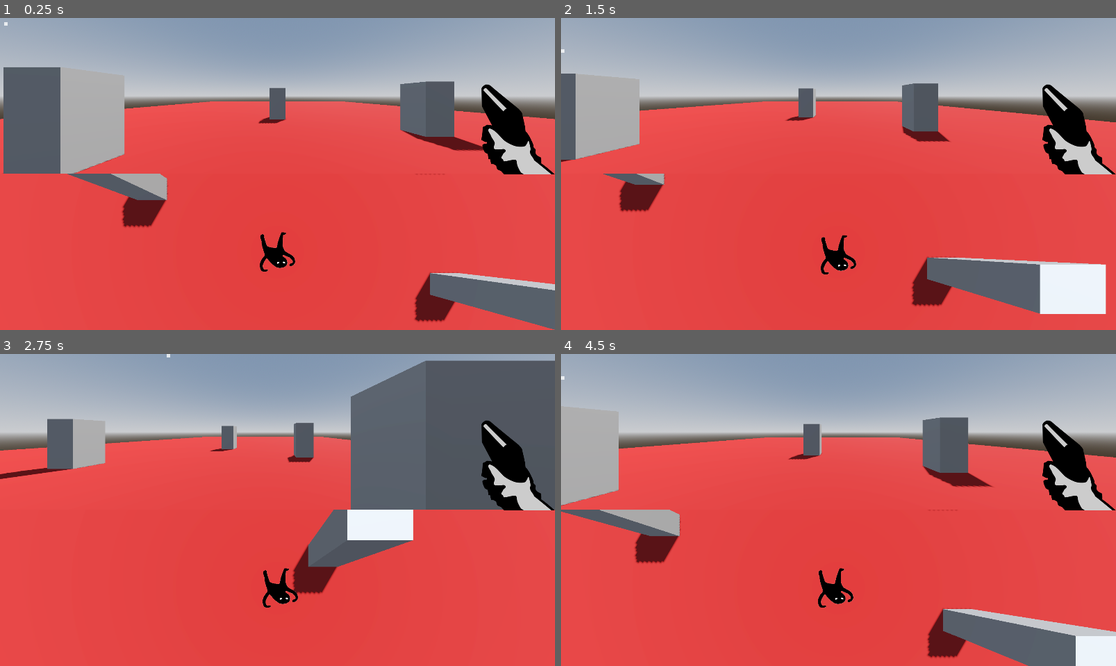
Above: before the commit, frames 1-4 (two rows, left to right).
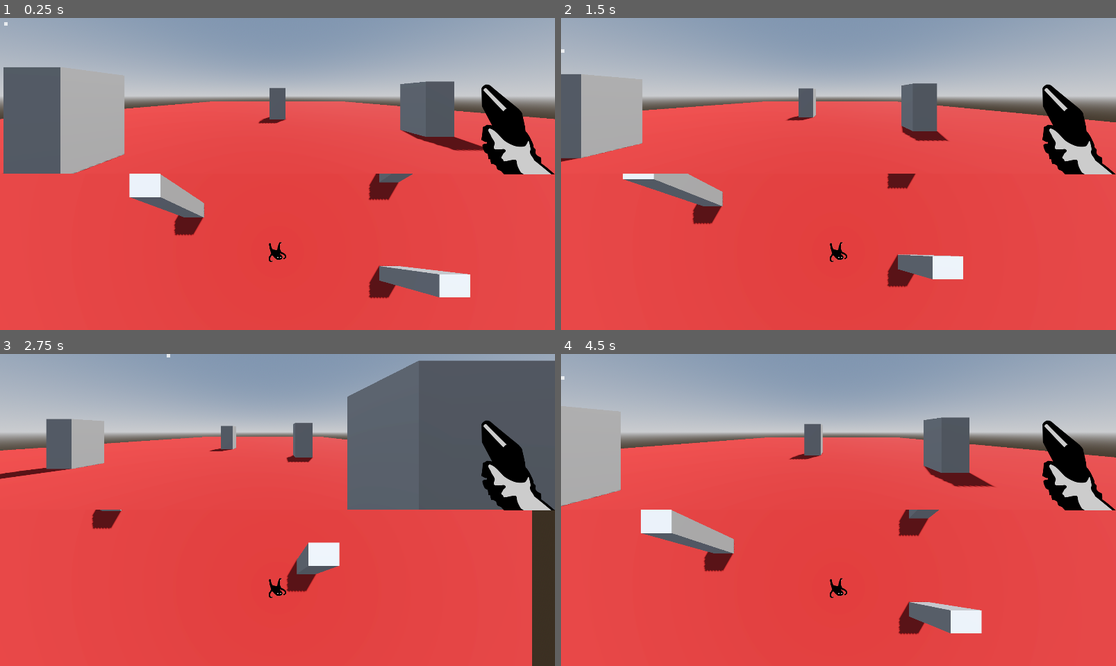
Above: after the commit, the same moments.

Repository: FEDOS-o/FriendJam
Game: Godot game, scene res://World.tscn
Two runs of this game, one before a commit and one after it. Both use one fixed random seed, a clock stepped at 60 frames per second and the inputs below.
Inputs (mouse positions are in pixels of both pictures, inside the frame that each line leads up to):
- Up to frame 1 (0.25 s): no input
- Up to frame 2 (1.5 s): tap Enter at 0.5 s; move the mouse to (960, 158) at 0.52 s; hold D (move_right) 0.53-1.28 s; click (960, 158) at 0.6 s; move the mouse to (727, 189) at 1.27 s; hold S (move_backwards) from 1.28 s (still down); click (727, 189) at 1.35 s
- Up to frame 3 (2.75 s): move the mouse to (333, 441) at 2.02 s; release S (move_backwards) at 2.03 s; hold D (move_right) from 2.03 s (still down); click (333, 441) at 2.1 s
- Up to frame 4 (4.5 s): move the mouse to (810, 572) at 2.77 s; release D (move_right) at 2.78 s; hold W (move_forwards) 2.78-3.53 s; click (810, 572) at 2.85 s; move the mouse to (1005, 556) at 3.52 s; hold A (move_left) from 3.53 s (still down); click (1005, 556) at 3.6 s; move the mouse to (672, 463) at 4.27 s; click (672, 463) at 4.35 s

The runs differ from the first frame. In frame 1, 6.8% of the frame differs, in the area x 12-100%, y 49-100%; in frame 2, 8.3%; in frame 3, 6.4%; in frame 4, 8.7%, in the area x 0-100%, y 19-100%.

Commit message:
split script into two: camera and player movement

Diff:
--- /dev/null
+++ b/camera_system.gd
@@ -0,0 +1,93 @@
+extends Node
+
+@onready var player: CharacterBody3D = get_parent()
+@onready var cross_hair: ColorRect = $"../CanvasLayer/CrossHair"
+@onready var td_viewport_container: SubViewportContainer = $"../CanvasLayer/TDViewportContainer"
+@onready var viewport_td: SubViewport = $"../CanvasLayer/TDViewportContainer/ViewportTD"
+@onready var fp_viewport_container: SubViewportContainer = $"../CanvasLayer/FPViewportContainer"
+@onready var viewport_fp: SubViewport = $"../CanvasLayer/FPViewportContainer/ViewportFP"
+@onready var td_camera: Camera3D = $"../TDCamera"
+@onready var fp_camera: Camera3D = $"../FPCamera"
+
+const MOUSE_SENS = 1
+
+var shadow_fp: Camera3D
+var shadow_td: Camera3D
+var screen_size = Vector2.ZERO
+
+func _ready():
+	_setup_split_screen()
+
+func _setup_split_screen():
+	# Получаем размер экрана
+	screen_size = get_viewport().get_visible_rect().size
+
+	# Настраиваем контейнеры для вертикального разделения
+	fp_viewport_container.anchors_preset = Control.PRESET_TOP_WIDE
+	fp_viewport_container.size = Vector2(screen_size.x, screen_size.y / 2)
+	fp_viewport_container.position = Vector2(0, 0)
+
+	td_viewport_container.anchors_preset = Control.PRESET_BOTTOM_WIDE
+	td_viewport_container.size = Vector2(screen_size.x, screen_size.y / 2)
+	td_viewport_container.position = Vector2(0, screen_size.y / 2)
+
+	# Настраиваем размеры Viewport'ов
+	viewport_fp.size = Vector2(screen_size.x, screen_size.y / 2)
+	viewport_td.size = Vector2(screen_size.x, screen_size.y / 2)
+
+	# Устанавливаем мировое пространство
+	viewport_fp.world_3d = player.get_world_3d()
+	viewport_td.world_3d = player.get_world_3d()
+
+	_setup_cameras()
+
+func _setup_cameras():
+	fp_camera.current = false
+	td_camera.current = false
+	_create_camera_shadows()
+
+func _create_camera_shadows():
+	shadow_fp = Camera3D.new()
+	shadow_fp.name = "ShadowFP"
+	viewport_fp.add_child(shadow_fp)
+	shadow_fp.current = true
+
+	shadow_td = Camera3D.new()
+	shadow_td.name = "ShadowTD"
+	viewport_td.add_child(shadow_td)
+	shadow_td.current = true
+
+	_copy_camera_properties(fp_camera, shadow_fp)
+	_copy_camera_properties(td_camera, shadow_td)
+
+func _copy_camera_properties(source: Camera3D, target: Camera3D):
+	target.fov = source.fov
+	target.near = source.near
+	target.far = source.far
+	target.cull_mask = source.cull_mask
+	target.global_transform = source.global_transform
+
+func _input(event: InputEvent) -> void:
+	if event is InputEventMouseMotion:
+		var new_position = cross_hair.global_position + event.relative * MOUSE_SENS
+		new_position.x = clamp(new_position.x, 0, fp_viewport_container.size.x)
+		new_position.y = clamp(new_position.y, 0, fp_viewport_container.size.y)
+		cross_hair.global_position = new_position
+
+func _process(delta: float) -> void:
+	_update_cameras()
+
+func _update_cameras():
+	_update_camera_shadow_fp(shadow_fp, fp_camera)
+	_update_camera_shadow_td(shadow_td, td_camera)
+
+func _update_camera_shadow_fp(shadow: Camera3D, source_camera: Camera3D):
+	if shadow and source_camera:
+		shadow.global_transform = source_camera.global_transform
+
+func _update_camera_shadow_td(shadow: Camera3D, source_camera: Camera3D):
+	if shadow and source_camera:
+		# TD камера следует за игроком сверху
+		var player_pos = player.get_player_position()
+		shadow.global_position = Vector3(player_pos.x, player_pos.y + 8, player_pos.z)
+		source_camera.global_position = Vector3(player_pos.x, player_pos.y + 8, player_pos.z)
--- a/player.gd
+++ b/player.gd
@@ -1,103 +1,16 @@
 extends CharacterBody3D
 
-
-@onready var animated_sprite_2d: AnimatedSprite2D = $CanvasLayer/VSplitContainer/FP/GunBase/AnimatedSprite2D
-@onready var ray_cast_3d: RayCast3D = $RayCast3D
-@onready var shoot_sound: AudioStreamPlayer = $ShootSound
-@onready var cross_hair: ColorRect = $CanvasLayer/CrossHair
-@onready var fp_camera: Camera3D = $FPCamera
-@onready var td_camera: Camera3D = $TDCamera
-@onready var td_viewport_container: SubViewportContainer = $CanvasLayer/TDViewportContainer
-@onready var viewport_td: SubViewport = $CanvasLayer/TDViewportContainer/ViewportTD
-@onready var fp_viewport_container: SubViewportContainer = $CanvasLayer/FPViewportContainer2
-@onready var viewport_fp: SubViewport = $CanvasLayer/FPViewportContainer2/ViewportFP
-
-
-
 const SPEED = 5.0
-const MOUSE_SENS = 1
 const CAMERA_SENS = 0.5
 
-var shadow_fp: Camera3D
-var shadow_td: Camera3D
-
-var can_shoot = true
 var rotate_left = false
 var rotate_right = false
 
-var screen_size = Vector2.ZERO
-
 func _ready():
-	_setup_split_screen()
-
-func _setup_split_screen():
-	# Получаем размер экрана
-	screen_size = get_viewport().get_visible_rect().size
-
-	# Настраиваем контейнеры для вертикального разделения
-	fp_viewport_container.anchors_preset = Control.PRESET_TOP_WIDE
-	fp_viewport_container.size = Vector2(screen_size.x, screen_size.y / 2)
-	fp_viewport_container.position = Vector2(0, 0)
-
-	td_viewport_container.anchors_preset = Control.PRESET_BOTTOM_WIDE
-	td_viewport_container.size = Vector2(screen_size.x, screen_size.y / 2)
-	td_viewport_container.position = Vector2(0, screen_size.y / 2)
-
-	# Настраиваем размеры Viewport'ов
-	viewport_fp.size = Vector2(screen_size.x, screen_size.y / 2)
-	viewport_td.size = Vector2(screen_size.x, screen_size.y / 2)
-
-	# Устанавливаем мировое пространство
-	viewport_fp.world_3d = get_world_3d()
-	viewport_td.world_3d = get_world_3d()
-
-	_setup_cameras()
-
-func _setup_cameras():
-	fp_camera.current = false
-	td_camera.current = false
-	_create_camera_shadows()
-
-func _create_camera_shadows():
-	shadow_fp = Camera3D.new()
-	shadow_fp.name = "ShadowFP"
-	viewport_fp.add_child(shadow_fp)
-	shadow_fp.current = true
-
-	shadow_td = Camera3D.new()
-	shadow_td.name = "ShadowTD"
-	viewport_td.add_child(shadow_td)
-	shadow_td.current = true
-
-	_copy_camera_properties(fp_camera, shadow_fp)
-	_copy_camera_properties(td_camera, shadow_td)
-
-func _copy_camera_properties(source: Camera3D, target: Camera3D):
-	target.fov = source.fov
-	target.near = source.near
-	target.far = source.far
-	target.cull_mask = source.cull_mask
-	target.global_transform = source.global_transform
-
-func _update_cameras():
-	_update_camera_shadow_fp(shadow_fp, fp_camera)
-	_update_camera_shadow_td(shadow_td, td_camera)
-
-func _update_camera_shadow_fp(shadow: Camera3D, source_camera: Camera3D):
-	if shadow and source_camera:
-		shadow.global_transform = source_camera.global_transform
-
-func _update_camera_shadow_td(shadow: Camera3D, source_camera: Camera3D):
-	if shadow and source_camera:
-		shadow.global_position = source_camera.global_position
+	# Инициализация игрока
+	pass
 
 func _input(event: InputEvent) -> void:
-	if event is InputEventMouseMotion:
-		var new_position = cross_hair.global_position + event.relative * MOUSE_SENS
-		new_position.x = clamp(new_position.x, 0, fp_viewport_container.size.x)
-		new_position.y = clamp(new_position.y, 0, fp_viewport_container.size.y)
-		cross_hair.global_position = new_position
-
 	if event.is_action_pressed("rotate_left"):  # Клавиша Q
 		rotate_left = true
 	elif event.is_action_released("rotate_left"):
@@ -108,21 +21,15 @@
 	elif event.is_action_released("rotate_right"):
 		rotate_right = false
 
-
-
 func _process(delta: float) -> void:
-	if Input.is_action_just_pressed("shoot"):
-		_shoot()
-
+	# Обработка вращения
 	if rotate_left and !rotate_right:
 		rotation.y += CAMERA_SENS * delta
 	elif rotate_right and !rotate_left:
 		rotation.y -= CAMERA_SENS * delta
 
-func _shoot() -> void:
-	pass
-
 func _physics_process(delta: float) -> void:
+	# Обработка движения
 	var input_dir = Input.get_vector("move_left", "move_right", "move_forwards", "move_backwards")
 	var direction = Vector3.ZERO
 	direction.x = input_dir.x
@@ -136,5 +43,8 @@
 		velocity.x = move_toward(velocity.x, 0, SPEED)
 		velocity.z = move_toward(velocity.z, 0, SPEED)
 
-	_update_cameras()
 	move_and_slide()
+
+# Метод для получения позиции игрока (может понадобиться камере)
+func get_player_position() -> Vector3:
+	return global_position
--- a/player.tscn
+++ b/player.tscn
@@ -1,8 +1,9 @@
-[gd_scene load_steps=12 format=3 uid="uid://djy2016ltpax8"]
+[gd_scene load_steps=13 format=3 uid="uid://djy2016ltpax8"]
 
 [ext_resource type="Script" uid="uid://df36liqp44nvt" path="res://player.gd" id="1_4flbx"]
 [ext_resource type="Texture2D" uid="uid://cki0c4pcwt8qp" path="res://assets/UPeeOdZa2kDcHPnZb0YaMiPziWWbvRlQ.jpg (1).png" id="2_hqtel"]
 [ext_resource type="Texture2D" uid="uid://d0yghah3plnie" path="res://assets/gun_sprites.png" id="2_onrkg"]
+[ext_resource type="Script" uid="uid://bxxgttfca1v8j" path="res://camera_system.gd" id="2_sweqy"]
 [ext_resource type="AudioStream" uid="uid://br7p0j66p3phx" path="res://assets/revolver_shot1.wav" id="3_i3pqv"]
 
 [sub_resource type="CapsuleShape3D" id="CapsuleShape3D_onrkg"]
@@ -92,13 +93,13 @@
 handle_input_locally = false
 render_target_update_mode = 4
 
-[node name="FPViewportContainer2" type="SubViewportContainer" parent="CanvasLayer"]
+[node name="FPViewportContainer" type="SubViewportContainer" parent="CanvasLayer"]
 custom_minimum_size = Vector2(1920, 540)
 offset_right = 1920.0
 offset_bottom = 540.0
 stretch_shrink = 2
 
-[node name="ViewportFP" type="SubViewport" parent="CanvasLayer/FPViewportContainer2"]
+[node name="ViewportFP" type="SubViewport" parent="CanvasLayer/FPViewportContainer"]
 handle_input_locally = false
 render_target_update_mode = 4
 
@@ -152,3 +153,6 @@
 [node name="ShootSound" type="AudioStreamPlayer" parent="."]
 stream = ExtResource("3_i3pqv")
 bus = &"Sfx"
+
+[node name="CameraSystem" type="Node" parent="."]
+script = ExtResource("2_sweqy")
Not shown, added: camera_system.gd.uid
